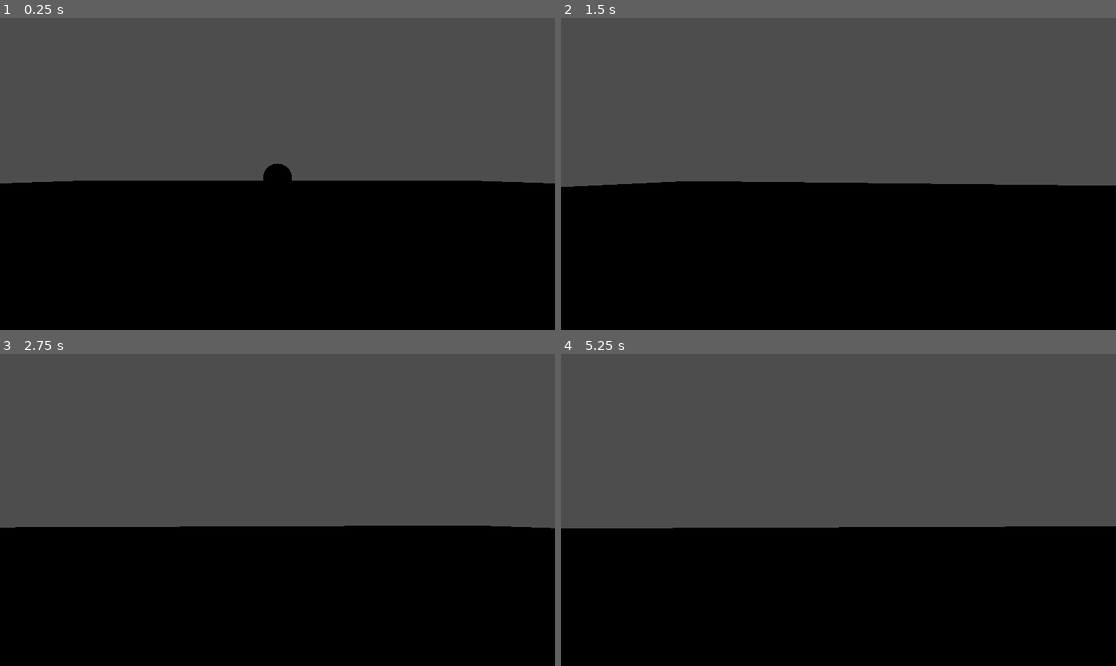
Above: before the commit, frames 1-4 (two rows, left to right).
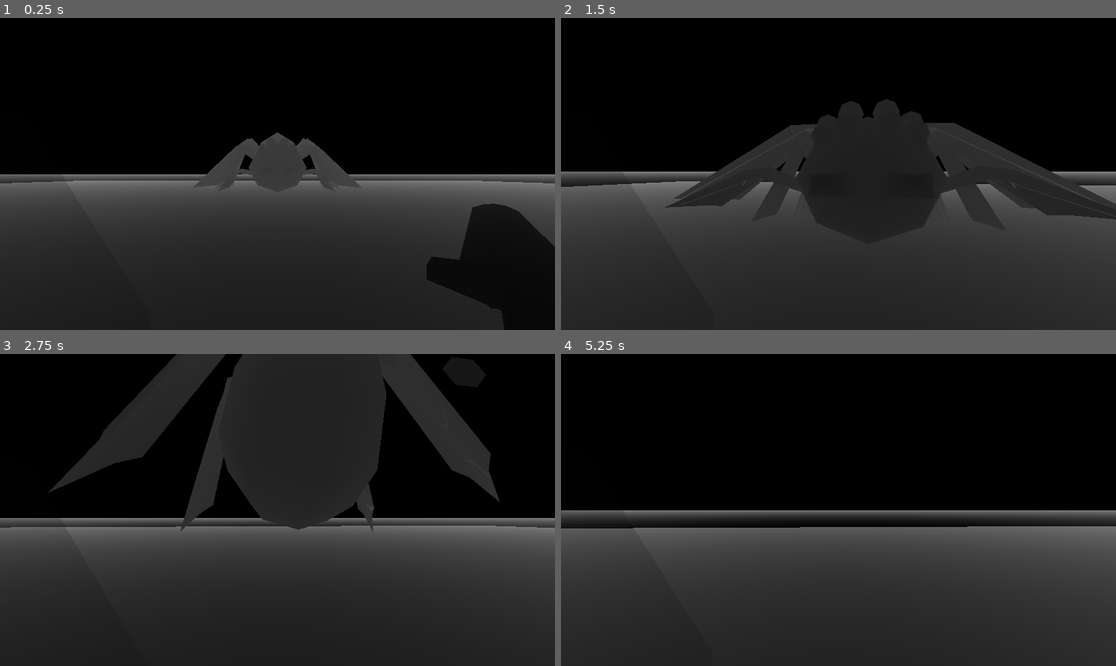
Above: after the commit, the same moments.

Repository: ruapotato/eyelander
Game: Godot game, scene res://world.tscn
Two runs of this game, one before a commit and one after it. Both use one fixed random seed, a clock stepped at 60 frames per second and the inputs below. Sound files missing from this copy of the repository are replaced by a short silence.
Inputs (mouse positions are in pixels of both pictures, inside the frame that each line leads up to):
- Up to frame 1 (0.25 s): no input
- Up to frame 2 (1.5 s): move the mouse to (866, 174) at 0.52 s; press the mouse at (866, 174) at 0.53 s; hold W (forward) from 0.53 s (still down); right-click (866, 174) at 0.6 s; tap Space (jump) at 0.77 s; move the mouse to (810, 174) at 1.27 s; release the mouse at (810, 174) at 1.28 s; click (810, 174) at 1.35 s
- Up to frame 3 (2.75 s): keep holding W (forward); tap Space (jump) at 1.52 s; right-click (249, 510) at 1.55 s; move the mouse to (288, 503) at 2.02 s; press the mouse at (288, 503) at 2.03 s; right-click (288, 503) at 2.1 s
- Up to frame 4 (5.25 s): keep holding W (forward); move the mouse to (832, 516) at 2.77 s; release the mouse at (832, 516) at 2.78 s; click (832, 516) at 2.85 s; tap Space (jump) at 3.02, 3.77, 4.52 s; right-click (832, 516) at 3.05 s; move the mouse to (877, 513) at 3.52 s; press the mouse at (877, 513) at 3.53 s; right-click (877, 513) at 3.6 s; move the mouse to (794, 506) at 4.27 s; release the mouse at (794, 506) at 4.28 s; click (794, 506) at 4.35 s; right-click (794, 506) at 4.55 s; move the mouse to (844, 510) at 5.02 s; press the mouse at (844, 510) at 5.03 s; right-click (844, 510) at 5.1 s

The runs differ from the first frame. In frame 1, 91% of the frame differs, in the area x 0-100%, y 0-100%; in frame 2, 99%; in frame 3, 98%; in frame 4, 98%.

Commit message:
Working on combat

Diff:
--- a/boss_1.gd
+++ b/boss_1.gd
@@ -1,15 +1,24 @@
-extends RigidBody3D
+extends CharacterBody3D
 
 @onready var sounds = $sounds
 @onready var dirt_sounds = $sounds/walking_dirt
+@onready var player = get_parent().find_child("player")
+@onready var armature = find_child("mesh").find_child("Armature")
+@onready var animation_tree = find_child("mesh").find_child("AnimationTree")
+var walk_sound_every = 1000
+var walk_sounds_timer = 0
+var SPEED = 2
+var MAX_SPEED = 2
+var gravity = ProjectSettings.get_setting("physics/3d/default_gravity")
+var action = "walking"
+var near = 7.5
 
-var walk_sound_every = randi() % 3
-var walk_sounds_timer = 0
 
 var walking_on = "dirt"
 # Called when the node enters the scene tree for the first time.
 func _ready():
-	set_lock_rotation_enabled(true)
+	pass
+	#set_lock_rotation_enabled(true)
 
 
 
@@ -23,7 +32,42 @@
 
 # Called every frame. 'delta' is the elapsed time since the previous frame.
 func _process(delta):
+	# Add the gravity.
+	if not is_on_floor():
+		velocity.y -= gravity * delta
+	walk_sound_every = velocity.length() * delta * 50
+	#print(walk_sound_every)
 	walk_sounds_timer += delta
 	if walk_sounds_timer >= walk_sound_every:
 		walk_sound()
 		walk_sounds_timer = 0
+
+	var dist_to_player = global_position.distance_to(player.global_position)
+	print(dist_to_player)
+	if dist_to_player < near:
+		action = "slaming"
+	else:
+		action = "walking"
+
+	if action == "slaming":
+		if not animation_tree.get("parameters/slam/active"):
+			animation_tree.set("parameters/slam/request", AnimationNodeOneShot.ONE_SHOT_REQUEST_FIRE)
+	print(animation_tree.get("parameters/slam/active"))
+	if action == "walking":
+		var input_dir = Vector3(0,-1,0)
+		var direction = (transform.basis * Vector3(input_dir.x, 0, input_dir.y)).normalized()
+		if direction:
+			velocity.x = direction.x * SPEED
+			velocity.z = direction.z * SPEED
+		else:
+			velocity.x = move_toward(velocity.x, 0, SPEED)
+			velocity.z = move_toward(velocity.z, 0, SPEED)
+		#print(armature)
+		#armature.look_at(player.global_position, Vector3(0,1,0))
+		look_at(player.global_position, Vector3(0,1,0))
+
+	animation_tree.set("parameters/moving/blend_position", velocity.length() * MAX_SPEED)
+	move_and_slide()
+	#armature.rotation.y = atan2(-player.global_position.x, -player.global_position.z)
+	#armature.rotation.y = lerp_angle(armature.rotation.y, atan2(-player.global_position.x, -player.global_position.z), .2)
+	#rotation.y = lerp_angle(rotation.y, atan2(-player.global_position.x, -player.global_position.z), .2)
--- a/boss_1.tscn
+++ b/boss_1.tscn
@@ -10,35 +10,42 @@
 [ext_resource type="AudioStream" uid="uid://ckagbohbcdk4w" path="res://import/jute-dh-steps/stepdirt_6.wav" id="7_g8v14"]
 [ext_resource type="AudioStream" uid="uid://blebvyohfm0hh" path="res://import/jute-dh-steps/stepdirt_7.wav" id="8_4embh"]
 [ext_resource type="AudioStream" uid="uid://dkgnp5ge3tnn8" path="res://import/jute-dh-steps/stepdirt_8.wav" id="9_28vn0"]
+[ext_resource type="PackedScene" uid="uid://b063afgfgcf3c" path="res://boss_1_import.tscn" id="11_6042p"]
 
-[sub_resource type="CapsuleShape3D" id="CapsuleShape3D_oki8h"]
+[sub_resource type="BoxShape3D" id="BoxShape3D_qmbaw"]
 
-[sub_resource type="StandardMaterial3D" id="StandardMaterial3D_54gwx"]
-albedo_color = Color(1, 0, 0, 1)
+[sub_resource type="SphereShape3D" id="SphereShape3D_07qtv"]
+radius = 1.5
 
-[sub_resource type="CapsuleMesh" id="CapsuleMesh_rty5b"]
+[sub_resource type="SphereShape3D" id="SphereShape3D_awn8r"]
+radius = 2.0
 
-[node name="boss_1" type="RigidBody3D"]
+[node name="CharacterBody3D" type="CharacterBody3D"]
 script = ExtResource("1_rs5qt")
 
-[node name="CollisionShape3D" type="CollisionShape3D" parent="."]
-shape = SubResource("CapsuleShape3D_oki8h")
+[node name="pinchers" type="CollisionShape3D" parent="."]
+transform = Transform3D(1, 0, 0, 0, 1, 0, 0, 0, 1, 0, 0.758611, -5.27335)
+shape = SubResource("BoxShape3D_qmbaw")
 
-[node name="MeshInstance3D" type="MeshInstance3D" parent="."]
-material_override = SubResource("StandardMaterial3D_54gwx")
-mesh = SubResource("CapsuleMesh_rty5b")
+[node name="head" type="CollisionShape3D" parent="."]
+transform = Transform3D(1, 0, 0, 0, 1, 0, 0, 0, 1, 0, 1.11173, -3.09164)
+shape = SubResource("SphereShape3D_07qtv")
+
+[node name="butt" type="CollisionShape3D" parent="."]
+transform = Transform3D(1, 0, 0, 0, 1, 0, 0, 0, 1, 0, 1.35146, 1.5793)
+shape = SubResource("SphereShape3D_awn8r")
 
 [node name="sounds" type="Node3D" parent="."]
 
 [node name="walking_dirt" type="Node3D" parent="sounds"]
-transform = Transform3D(1, 0, 0, 0, 1, 0, 0, 0, 1, 0, -1.09882, 0)
+transform = Transform3D(2.07591, 0, 0, 0, 1.69565, 0, 0, 0, 2.17674, 0, 0.291742, -0.950664)
 
 [node name="1" type="AudioStreamPlayer3D" parent="sounds/walking_dirt"]
 stream = ExtResource("2_tgton")
 script = ExtResource("3_t7c3m")
 
 [node name="sound_light" type="OmniLight3D" parent="sounds/walking_dirt/1"]
-transform = Transform3D(1, 0, 0, 0, 1, 0, 0, 0, 1, 0, 0.0348836, 0.64523)
+transform = Transform3D(1, 0, 0, 0, 1, 0, 0, 0, 1, 0, 0.0348836, -0.0037058)
 light_color = Color(0, 0.552941, 1, 1)
 light_energy = 15.03
 
@@ -90,3 +97,5 @@
 [node name="sound_light" type="OmniLight3D" parent="sounds/walking_dirt/8"]
 light_color = Color(0, 0.552941, 1, 1)
 light_energy = 0.0
+
+[node name="mesh" parent="." instance=ExtResource("11_6042p")]
--- /dev/null
+++ b/boss_1_import.tscn
@@ -0,0 +1,90 @@
+[gd_scene load_steps=13 format=3 uid="uid://b063afgfgcf3c"]
+
+[ext_resource type="PackedScene" uid="uid://dxaglluylr1sg" path="res://import/boss_1.glb" id="1_ignb7"]
+
+[sub_resource type="AnimationNodeAnimation" id="AnimationNodeAnimation_cuxhs"]
+animation = &"attach_1"
+
+[sub_resource type="AnimationNodeAnimation" id="AnimationNodeAnimation_j4pnh"]
+animation = &"effect_1"
+
+[sub_resource type="AnimationNodeTimeScale" id="AnimationNodeTimeScale_msmoa"]
+
+[sub_resource type="AnimationNodeTimeScale" id="AnimationNodeTimeScale_vj136"]
+
+[sub_resource type="AnimationNodeOneShot" id="AnimationNodeOneShot_cleeu"]
+
+[sub_resource type="AnimationNodeAnimation" id="AnimationNodeAnimation_51xmy"]
+animation = &"idel"
+
+[sub_resource type="AnimationNodeAnimation" id="AnimationNodeAnimation_xwiav"]
+animation = &"walk"
+
+[sub_resource type="AnimationNodeAnimation" id="AnimationNodeAnimation_0fv21"]
+animation = &"idel"
+
+[sub_resource type="AnimationNodeBlendSpace1D" id="AnimationNodeBlendSpace1D_3dqbk"]
+blend_point_0/node = SubResource("AnimationNodeAnimation_51xmy")
+blend_point_0/pos = -1.0
+blend_point_1/node = SubResource("AnimationNodeAnimation_xwiav")
+blend_point_1/pos = 1.0
+blend_point_2/node = SubResource("AnimationNodeAnimation_0fv21")
+blend_point_2/pos = 0.0
+min_space = 0.0
+
+[sub_resource type="AnimationNodeOneShot" id="AnimationNodeOneShot_qpgrh"]
+
+[sub_resource type="AnimationNodeBlendTree" id="AnimationNodeBlendTree_bgq3b"]
+graph_offset = Vector2(-623.324, 97.3479)
+nodes/Animation/node = SubResource("AnimationNodeAnimation_j4pnh")
+nodes/Animation/position = Vector2(-320, 340)
+"nodes/Animation 2/node" = SubResource("AnimationNodeAnimation_cuxhs")
+"nodes/Animation 2/position" = Vector2(-160, 460)
+nodes/TimeScale/node = SubResource("AnimationNodeTimeScale_vj136")
+nodes/TimeScale/position = Vector2(-220, 160)
+"nodes/TimeScale 2/node" = SubResource("AnimationNodeTimeScale_msmoa")
+"nodes/TimeScale 2/position" = Vector2(60, 440)
+nodes/effect_1/node = SubResource("AnimationNodeOneShot_cleeu")
+nodes/effect_1/position = Vector2(0, 180)
+nodes/moving/node = SubResource("AnimationNodeBlendSpace1D_3dqbk")
+nodes/moving/position = Vector2(-480, 140)
+nodes/output/position = Vector2(420, 180)
+nodes/slam/node = SubResource("AnimationNodeOneShot_qpgrh")
+nodes/slam/position = Vector2(247.444, 337.213)
+node_connections = [&"output", 0, &"slam", &"TimeScale", 0, &"moving", &"effect_1", 0, &"TimeScale", &"effect_1", 1, &"Animation", &"TimeScale 2", 0, &"Animation 2", &"slam", 0, &"effect_1", &"slam", 1, &"TimeScale 2"]
+
+[node name="boss_2" instance=ExtResource("1_ignb7")]
+
+[node name="Skeleton3D" parent="Armature" index="0"]
+bones/0/position = Vector3(1.11893, 9.36143, -9.13724)
+bones/0/rotation = Quaternion(0.736164, -0.0295269, 0.0319947, 0.675401)
+bones/1/rotation = Quaternion(-0.359502, -0.0596413, -0.696759, 0.617842)
+bones/2/rotation = Quaternion(0.546145, 0.0851763, -0.377494, 0.742947)
+bones/3/rotation = Quaternion(-0.357999, 0.0861197, 0.637962, 0.676332)
+bones/4/rotation = Quaternion(0.546125, -0.0851709, 0.377486, 0.742966)
+bones/7/rotation = Quaternion(0.194838, -0.130096, 0.0755277, 0.969231)
+bones/8/rotation = Quaternion(0.198067, 0.123456, -0.0985119, 0.96738)
+bones/13/rotation = Quaternion(0.307298, -0.142853, 0.111057, 0.934252)
+bones/14/rotation = Quaternion(0.127254, 0.393976, 0.666849, 0.619598)
+bones/15/rotation = Quaternion(0.307295, 0.142856, -0.111057, 0.934253)
+bones/16/rotation = Quaternion(-0.114528, -0.30074, -0.722783, 0.611575)
+bones/17/rotation = Quaternion(0.373032, -0.0384652, -0.189083, 0.907533)
+bones/18/rotation = Quaternion(-0.103509, 0.304661, 0.699844, 0.637719)
+bones/19/rotation = Quaternion(0.373028, 0.0384664, 0.18908, 0.907535)
+bones/21/rotation = Quaternion(0.251194, -0.0544243, -0.456078, 0.852017)
+bones/22/rotation = Quaternion(-0.0977401, 0.11326, 0.602002, 0.784355)
+bones/23/rotation = Quaternion(0.209699, -0.00782237, 0.507035, 0.835991)
+
+[node name="AnimationTree" type="AnimationTree" parent="." index="2"]
+tree_root = SubResource("AnimationNodeBlendTree_bgq3b")
+anim_player = NodePath("../AnimationPlayer")
+active = true
+parameters/TimeScale/scale = 3.0
+"parameters/TimeScale 2/scale" = 2.0
+parameters/effect_1/active = false
+parameters/effect_1/internal_active = false
+parameters/effect_1/request = 0
+parameters/moving/blend_position = -0.0015015
+parameters/slam/active = false
+parameters/slam/internal_active = false
+parameters/slam/request = 0
--- /dev/null
+++ b/native/shild.tres
@@ -0,0 +1,5 @@
+[gd_resource type="StandardMaterial3D" format=3 uid="uid://ctth5up8r82wk"]
+
+[resource]
+transparency = 1
+albedo_color = Color(0, 0.219608, 0.717647, 0.156863)
--- a/player.gd
+++ b/player.gd
@@ -3,11 +3,27 @@
 @onready var spring_arm = $piv/SpringArm3D
 @onready var piv = $piv
 @onready var mesh = $mesh
+@onready var sword = $sword
+@onready var shild = $shild
+@onready var camera = $piv/SpringArm3D/Camera3D
 var mouse_sensitivity = .0035
 var speed = 5
 var gravity = ProjectSettings.get_setting("physics/3d/default_gravity")
 var JUMP_VELOCITY = 4.5
 var SPEED = 5.0
+var sword_hold_angle = 315
+var swipping = false
+var swipe_speed = .35
+var swipe_counter = 0
+#var swipe_start_angle = 180
+#var swipe_end_angle = 30
+var swipe_stage = 1
+var swipe_angles = {1: [180, 0], 2: [0,180],}
+
+var shilding = false
+var shild_hold_angle = 65
+var shilding_angle = 0
+
 # Called when the node enters the scene tree for the first time.
 func _ready():
 	pass
@@ -18,9 +34,27 @@
 
 	if event is InputEventMouseMotion:
 		spring_arm.rotate_x(event.relative.y * -mouse_sensitivity)
+		#rotate_x(event.relative.y * -mouse_sensitivity)
+		spring_arm.rotation.x = clamp(spring_arm.rotation.x, -PI/2, PI/2)
+		#rotation.x = clamp(rotation.x, -PI/2, PI/2)
+
 		piv.rotate_y(event.relative.x * -mouse_sensitivity)
-		spring_arm.rotation.x = clamp(spring_arm.rotation.x, -PI/2, PI/2)
 
+	if Input.is_action_just_pressed("swipe"):
+		swipping = true
+		swipe_counter = swipe_speed
+
+
+	if Input.is_action_just_pressed("shild"):
+		shilding = true
+	if Input.is_action_just_released("shild"):
+		shilding = false
+
+	#Update sowrd
+	#var swipping = false
+	#var swipe_speed = 1
+	#var swipe_start_angle = 30
+	#var swipe_end_angle = 120
 
 func _physics_process(delta):
 	# Add the gravity.
@@ -42,20 +76,44 @@
 		velocity.x = move_toward(velocity.x, 0, SPEED)
 		velocity.z = move_toward(velocity.z, 0, SPEED)
 
+
+	if shilding:
+		# Set shilding pos
+		shild.rotation_degrees.y = lerp(shild.rotation_degrees.y, shilding_angle + piv.rotation_degrees.y, .2)
+		# Set camera
+		#shild.rotation_degrees.x = spring_arm.rotation_degrees.x
+		# Set sword pos
+		sword.rotation_degrees.y = piv.rotation_degrees.y - 200
+	if not shilding:
+		shild.rotation_degrees.y = shild_hold_angle + piv.rotation_degrees.y
+
+	if swipping and not shilding:
+		var swipe_start_angle = swipe_angles[swipe_stage][0]
+		var swipe_end_angle =   swipe_angles[swipe_stage][1]
+		#print(swipe_counter)
+		swipe_counter -= delta
+		if swipe_counter <= 0:
+			swipe_counter = 0
+			swipping = false
+		else:
+			var angle_amount = swipe_counter/swipe_speed
+			var total_angles = swipe_end_angle - swipe_start_angle
+			var angle = (total_angles * angle_amount) + swipe_start_angle
+			#print(angle)
+			sword.rotation_degrees.y = angle + piv.rotation_degrees.y + sword_hold_angle
+	if not swipping and not shilding:
+		#sword.rotation.y = lerp_angle(sword.rotation.y, atan2(-direction.x, -direction.z), .2)
+		if not Input.is_action_pressed("swipe"):
+			sword.rotation.y = piv.rotation.y + deg_to_rad(sword_hold_angle)
+		else:
+			swipe_stage += 1
+			#print(swipe_stage)
+			if swipe_stage > len(swipe_angles):
+				swipe_stage = 1
+			swipping = true
+			swipe_counter = swipe_speed
+		#print(sword.rotation.y)
 	move_and_slide()
-	#-global_transform.basis.z * wanted_dir
-	#linear_velocity += -piv.global_transform.basis.x * wanted_dir
-	#apply_impulse(wanted_dir, wanted_dir * 10)
-	#apply_impulse(global_direction * speed * delta )
-	#linear_velocity = global_direction
-	#linear_velocity += wanted_dir
-	#var local = to_local(global_position)
-	#var local_target = local + wanted_dir
-
-	#var global_direction = -global_transform.basis.x * speed
-	#var player_pushback = global_transform.basis.x * .04
-	#apply_impulse(local_target * speed * delta)
-	#rotation.y = lerp_angle(rotation.y, atan2(-linear_velocity.x, -linear_velocity.z), .1)
 
 
 # Called every frame. 'delta' is the elapsed time since the previous frame.
--- a/player.tscn
+++ b/player.tscn
@@ -1,6 +1,8 @@
-[gd_scene load_steps=4 format=3 uid="uid://hj5galx0bqtw"]
+[gd_scene load_steps=6 format=3 uid="uid://hj5galx0bqtw"]
 
 [ext_resource type="Script" path="res://player.gd" id="1_oeri7"]
+[ext_resource type="PackedScene" uid="uid://dovic5nx1uejg" path="res://sword.tscn" id="2_n5who"]
+[ext_resource type="PackedScene" uid="uid://dsnalbd7u0d68" path="res://shild.tscn" id="3_f2err"]
 
 [sub_resource type="CapsuleMesh" id="CapsuleMesh_m0rko"]
 
@@ -22,6 +24,12 @@
 spring_length = -0.1
 
 [node name="Camera3D" type="Camera3D" parent="piv/SpringArm3D"]
+current = true
 
 [node name="AudioListener3D" type="AudioListener3D" parent="piv"]
-current = true
+
+[node name="sword" parent="." instance=ExtResource("2_n5who")]
+transform = Transform3D(1, 0, 0, 0, 1, 0, 0, 0, 1, 0, 0.438805, 0)
+gravity_scale = 0.0
+
+[node name="shild" parent="." instance=ExtResource("3_f2err")]
--- a/project.godot
+++ b/project.godot
@@ -48,3 +48,13 @@
 "events": [Object(InputEventKey,"resource_local_to_scene":false,"resource_name":"","device":0,"window_id":0,"alt_presse …(181 unchanged characters)…
 ]
 }
+swipe={
+"deadzone": 0.5,
+"events": [Object(InputEventMouseButton,"resource_local_to_scene":false,"resource_name":"","device":-1,"window_id":0,"alt_pressed":false,"shift_pressed":false,"ctrl_pressed":false,"meta_pressed":false,"button_mask":0,"position":Vector2(0, 0),"global_position":Vector2(0, 0),"factor":1.0,"button_index":1,"canceled":false,"pressed":false,"double_click":false,"script":null)
+]
+}
+shild={
+"deadzone": 0.5,
+"events": [Object(InputEventMouseButton,"resource_local_to_scene":false,"resource_name":"","device":-1,"window_id":0,"alt_pressed":false,"shift_pressed":false,"ctrl_pressed":false,"meta_pressed":false,"button_mask":0,"position":Vector2(0, 0),"global_position":Vector2(0, 0),"factor":1.0,"button_index":2,"canceled":false,"pressed":false,"double_click":false,"script":null)
+]
+}
--- /dev/null
+++ b/shild.gd
@@ -0,0 +1,21 @@
+extends RigidBody3D
+
+var init_pos
+var init_rot
+# Called when the node enters the scene tree for the first time.
+func _ready():
+	init_pos = position
+	init_rot = rotation
+	axis_lock_angular_x = true
+	axis_lock_angular_z = true
+	axis_lock_angular_y = true
+	axis_lock_linear_x = true
+	axis_lock_linear_y = true
+	axis_lock_linear_z = true
+	add_collision_exception_with(get_parent())
+	add_collision_exception_with(get_parent().find_child("sword"))
+
+
+# Called every frame. 'delta' is the elapsed time since the previous frame.
+func _process(delta):
+	pass
--- /dev/null
+++ b/shild.tscn
@@ -0,0 +1,17 @@
+[gd_scene load_steps=4 format=3 uid="uid://dsnalbd7u0d68"]
+
+[ext_resource type="PackedScene" uid="uid://bgi4n76rxj178" path="res://shild_import.tscn" id="1_2fpaf"]
+[ext_resource type="Script" path="res://shild.gd" id="1_lk3q2"]
+
+[sub_resource type="BoxShape3D" id="BoxShape3D_744lb"]
+size = Vector3(1, 1.595, 0.14)
+
+[node name="shild" type="RigidBody3D"]
+gravity_scale = 0.0
+script = ExtResource("1_lk3q2")
+
+[node name="CollisionShape3D" type="CollisionShape3D" parent="."]
+transform = Transform3D(1, 0, 0, 0, 1, 0, 0, 0, 1, 0, 0.065, -0.54)
+shape = SubResource("BoxShape3D_744lb")
+
+[node name="mesh" parent="." instance=ExtResource("1_2fpaf")]
--- /dev/null
+++ b/shild_import.tscn
@@ -0,0 +1,9 @@
+[gd_scene load_steps=3 format=3 uid="uid://bgi4n76rxj178"]
+
+[ext_resource type="PackedScene" uid="uid://c3traq1vu12fg" path="res://import/shild.glb" id="1_isexf"]
+[ext_resource type="Material" uid="uid://ctth5up8r82wk" path="res://native/shild.tres" id="2_kfdh8"]
+
+[node name="shild_import" instance=ExtResource("1_isexf")]
+
+[node name="shild2" parent="." index="0"]
+material_override = ExtResource("2_kfdh8")
--- /dev/null
+++ b/sword.gd
@@ -0,0 +1,31 @@
+extends RigidBody3D
+
+var init_pos
+var init_rot
+# Called when the node enters the scene tree for the first time.
+func _ready():
+	init_pos = position
+	init_rot = rotation
+	axis_lock_angular_x = true
+	axis_lock_angular_z = true
+	axis_lock_angular_y = true
+	axis_lock_linear_x = true
+	axis_lock_linear_y = true
+	axis_lock_linear_z = true
+	add_collision_exception_with(get_parent())
+	add_collision_exception_with(get_parent().find_child("shild"))
+
+func _integrate_forces(state):
+	if rotation != init_rot:
+		if get_contact_count() == 0:
+			#rotation = lerp(rotation, init_rot, .15)
+			pass
+	if position != init_pos:
+		if get_contact_count() == 0:
+			pass
+			#position = lerp(position, init_pos, .15)
+			#apply_impulse()
+			#position = init_pos
+# Called every frame. 'delta' is the elapsed time since the previous frame.
+func _process(delta):
+	pass
--- /dev/null
+++ b/sword.tscn
@@ -0,0 +1,16 @@
+[gd_scene load_steps=4 format=3 uid="uid://dovic5nx1uejg"]
+
+[ext_resource type="Script" path="res://sword.gd" id="1_dx8f6"]
+[ext_resource type="PackedScene" uid="uid://bjdumkpli2d1t" path="res://sword_import.tscn" id="1_uj4pq"]
+
+[sub_resource type="BoxShape3D" id="BoxShape3D_isrs7"]
+size = Vector3(0.18, 0.05, 1.835)
+
+[node name="sword" type="RigidBody3D"]
+script = ExtResource("1_dx8f6")
+
+[node name="CollisionShape3D" type="CollisionShape3D" parent="."]
+transform = Transform3D(1, 0, 0, 0, 1, 0, 0, 0, 1, 0, 0, -1.69)
+shape = SubResource("BoxShape3D_isrs7")
+
+[node name="sword" parent="." instance=ExtResource("1_uj4pq")]
--- /dev/null
+++ b/sword_import.tscn
@@ -0,0 +1,5 @@
+[gd_scene load_steps=2 format=3 uid="uid://bjdumkpli2d1t"]
+
+[ext_resource type="PackedScene" uid="uid://bx0gckik0tqxd" path="res://import/sword.glb" id="1_f2e6f"]
+
+[node name="sword2" instance=ExtResource("1_f2e6f")]
--- a/world.tscn
+++ b/world.tscn
@@ -1,8 +1,24 @@
-[gd_scene load_steps=6 format=3 uid="uid://djl75nao1pxlp"]
+[gd_scene load_steps=9 format=3 uid="uid://djl75nao1pxlp"]
 
 [ext_resource type="Script" path="res://world.gd" id="1_1w3vy"]
 [ext_resource type="PackedScene" uid="uid://hj5galx0bqtw" path="res://player.tscn" id="1_ljbio"]
 [ext_resource type="PackedScene" uid="uid://r3nb3djoacxm" path="res://boss_1.tscn" id="2_iid7c"]
+
+[sub_resource type="ProceduralSkyMaterial" id="ProceduralSkyMaterial_yj0e5"]
+sky_top_color = Color(0, 0, 0, 1)
+sky_horizon_color = Color(0.5, 0.5, 0.5, 1)
+sky_energy_multiplier = 0.0
+ground_bottom_color = Color(0, 0, 0, 1)
+ground_horizon_color = Color(0.5, 0.5, 0.5, 1)
+
+[sub_resource type="Sky" id="Sky_c61lt"]
+sky_material = SubResource("ProceduralSkyMaterial_yj0e5")
+
+[sub_resource type="Environment" id="Environment_p3iqh"]
+background_mode = 2
+sky = SubResource("Sky_c61lt")
+fog_enabled = true
+fog_light_color = Color(0.682353, 0.682353, 0.682353, 1)
 
 [sub_resource type="BoxMesh" id="BoxMesh_xa6tv"]
 size = Vector3(100, 0.5, 100)
@@ -12,6 +28,16 @@
 
 [node name="World" type="Node3D"]
 script = ExtResource("1_1w3vy")
+
+[node name="WorldEnvironment" type="WorldEnvironment" parent="."]
+environment = SubResource("Environment_p3iqh")
+
+[node name="DirectionalLight3D" type="DirectionalLight3D" parent="."]
+transform = Transform3D(-0.563526, -0.826098, -3.61099e-08, 0, -4.37114e-08, 1, -0.826098, 0.563526, 2.46325e-08, 0, 0, 0)
+light_color = Color(0, 0, 0, 1)
+light_energy = 0.0
+shadow_enabled = true
+directional_shadow_max_distance = 101.0
 
 [node name="player" parent="." instance=ExtResource("1_ljbio")]
 transform = Transform3D(1, 0, 0, 0, 1, 0, 0, 0, 1, 0, 1.28402, 0)
@@ -27,4 +53,4 @@
 shape = SubResource("BoxShape3D_2s4qj")
 
 [node name="boss_1" parent="." instance=ExtResource("2_iid7c")]
-transform = Transform3D(1, 0, 0, 0, 1, 0, 0, 0, 1, 0, 1.31092, -7.16744)
+transform = Transform3D(1, 0, 0, 0, 1, 0, 0, 0, 1, 0, 1.31092, -15.7243)
Not shown: 1 places in boss_1.tscn that only renumber resources
Binary file added: import/boss_1.glb
Not shown, added: import/boss_1.glb.import
Binary file added: import/shild.glb
Not shown, added: import/shild.glb.import
Binary file added: import/sword.glb
Not shown, added: import/sword.glb.import
Not shown, added: boss_1.blend
Not shown, added: boss_1.blend1
Not shown, added: boss_1_v2.blend
Not shown, added: boss_1_v2.blend1
Not shown, added: boss_1_v3.blend
(and 10 more such lines)
